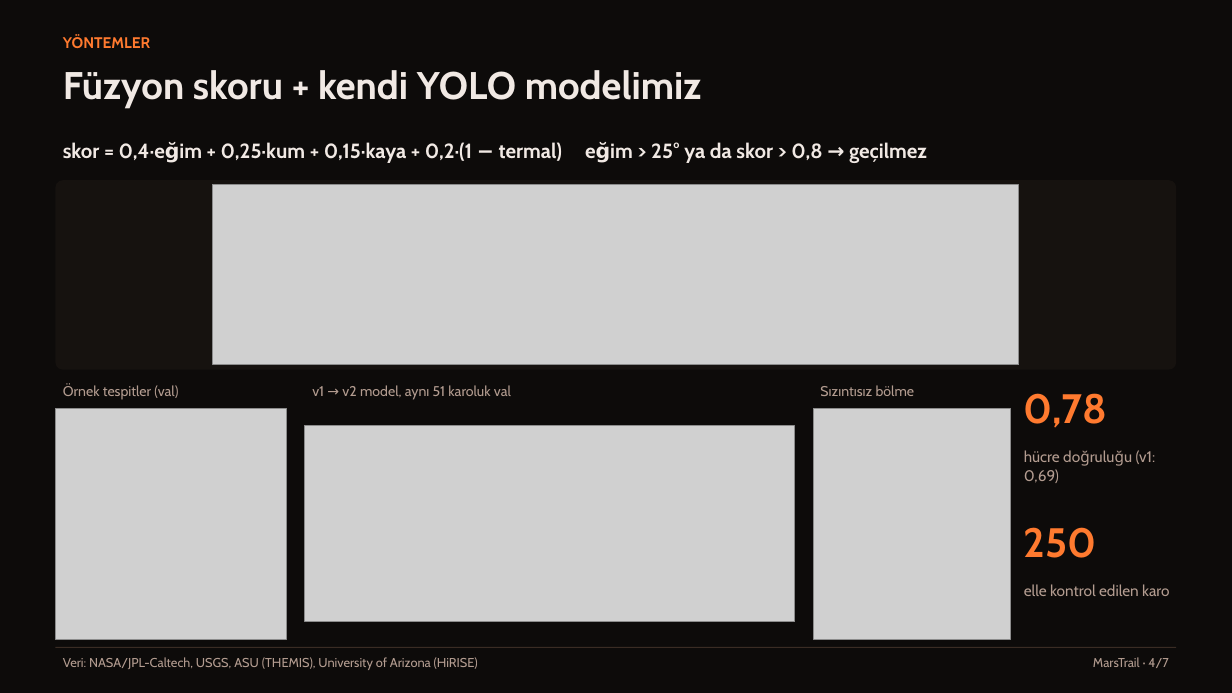
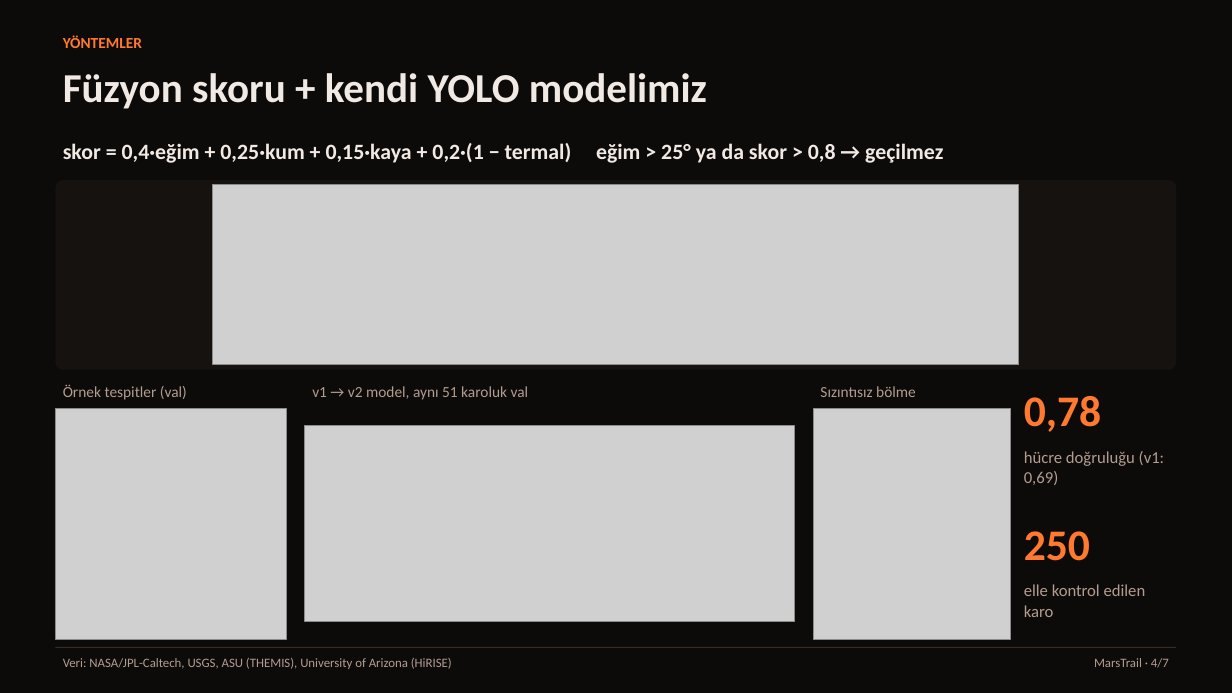
Before and after one commit to tayancelifnur/marstrail, a slide deck: slide 4 of docs/sunum/MarsTrail.pptx. Drawn at 1232x693 pixels with LibreOffice and Linux fonts; fonts in the diff are those of the drawing; grey boxes stand for pictures. Boxes give left, top, right and bottom in pixels: in the first picture for what was removed or moved away, otherwise in the second. Text is boxed around its words. In the diff, an @@ line names an element or a change of style, - is before the commit and + after.

```diff
--- a/docs/sunum/MarsTrail.pptx
+++ b/docs/sunum/MarsTrail.pptx
@@ text "Füzyon skoru + kendi YOLO ..." at [63,73,707,109]: size 30 to 32 pt, font Cabin to Calibri @@
@@ text "skor = 0,4·eğim + 0,25·kum ..." at [63,143,943,163]: size 16 to 17 pt, font Cabin to Calibri @@
@@ size 11 to 12 pt, font Cabin to Calibri in 3 elements at [63,384,187,400], [312,386,529,400], [820,386,916,397] @@
@@ text "0,78" at [1024,396,1101,432]: size 32 to 34 pt, font Cabin to Calibri @@
@@ text "hücre doğruluğu (v1: 0,69)" at [1024,451,1164,485]: size 12 to 13 pt, font Cabin to Calibri @@
@@ text "250" at [1024,531,1090,561]: size 32 to 34 pt, font Cabin to Calibri @@
@@ text "elle kontrol edilen karo" at [1024,584,1146,617]: size 12 to 13 pt, font Cabin to Calibri @@
@@ font Cabin to Calibri in 3 elements at [63,35,142,48], [63,658,452,669], [1094,658,1169,668] @@
```
Also in this commit, not shown: 6 other slides changed, 19 other files.
